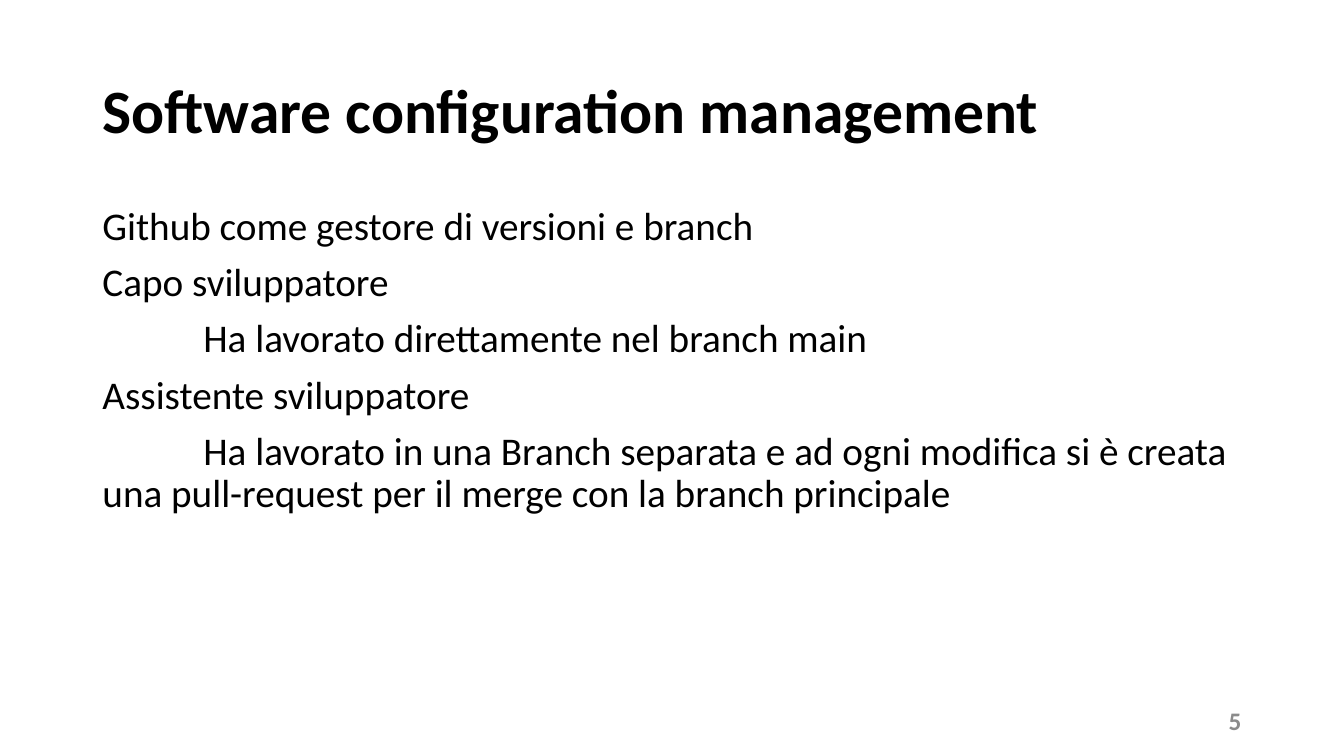
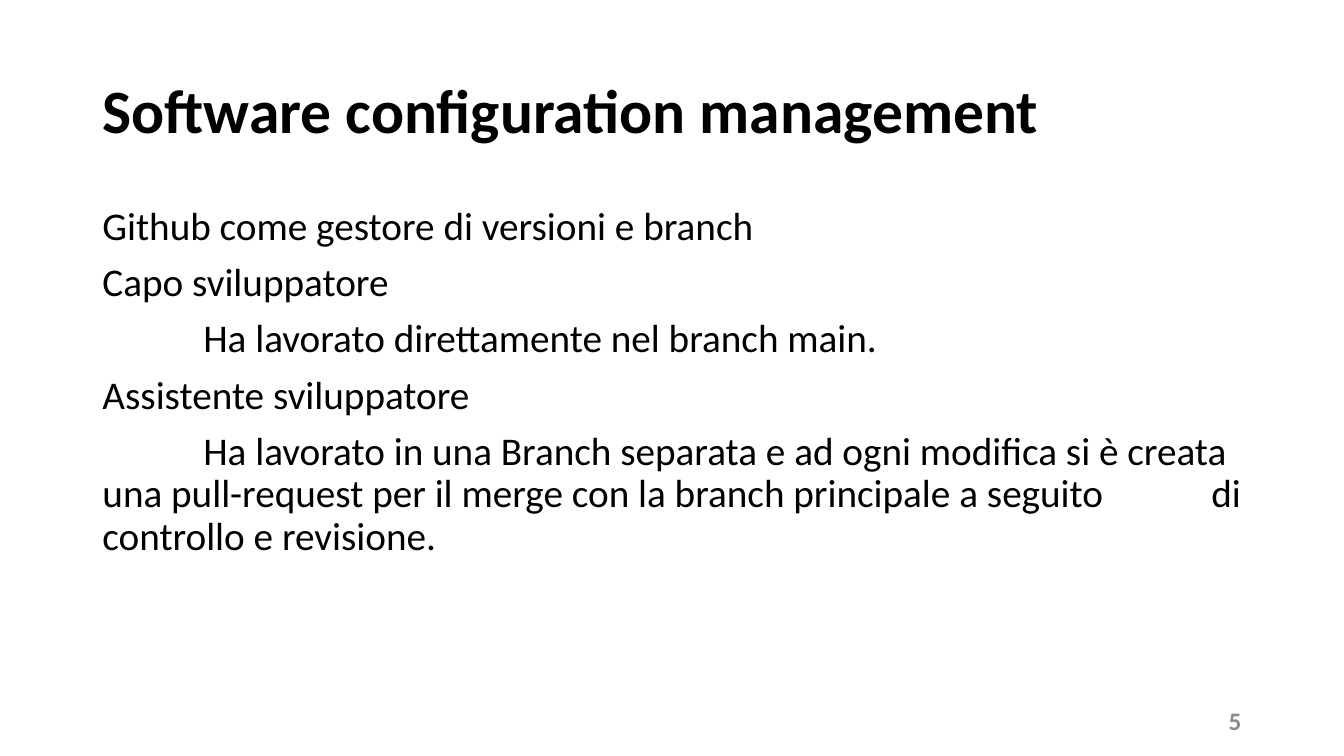
Before and after one commit to MatiasNegro/SteamDiscountAdviser, a slide deck: slide 5 of doc/presentation.pptx. Drawn at 1344x756 pixels with LibreOffice and Linux fonts; fonts in the diff are those of the drawing. Boxes give left, top, right and bottom in pixels: in the first picture for what was removed or moved away, otherwise in the second. Text is boxed around its words. In the diff, an @@ line names an element or a change of style, - is before the commit and + after.

```diff
--- a/doc/presentation.pptx
+++ b/doc/presentation.pptx
@@ text at [203,324,876,353]: text changed @@
-Ha lavorato direttamente nel branch main
+Ha lavorato direttamente nel branch main.
@@ text at [102,437,1241,551]: text changed @@
-Ha lavorato in una Branch separata e ad ogni modifica si è creata una pull-request per il merge con la branch principale
+Ha lavorato in una Branch separata e ad ogni modifica si è creata una pull-request per il merge con la branch principale a seguito di controllo e revisione.
```
Also in this commit, not shown: 11 other slides changed.
